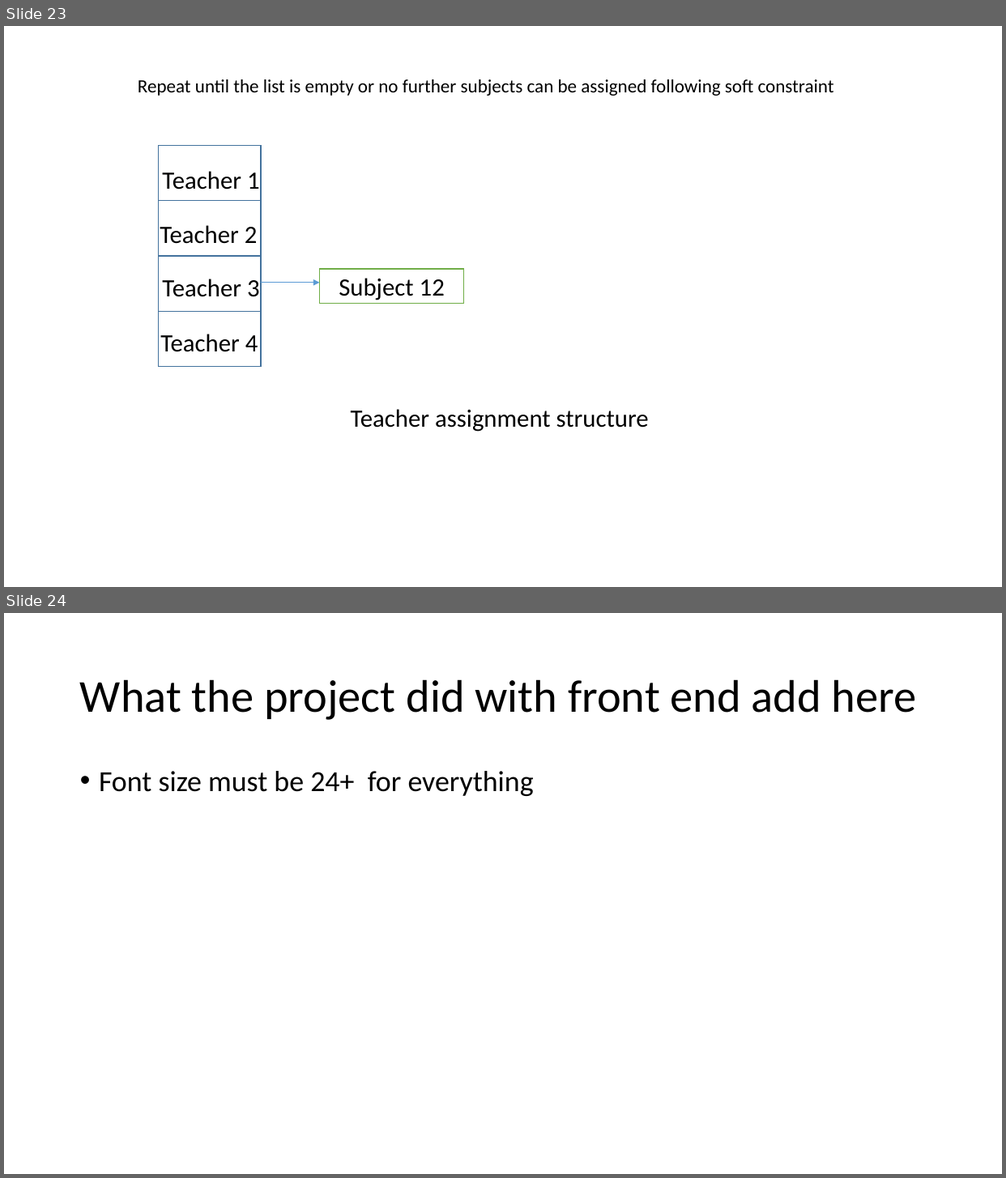
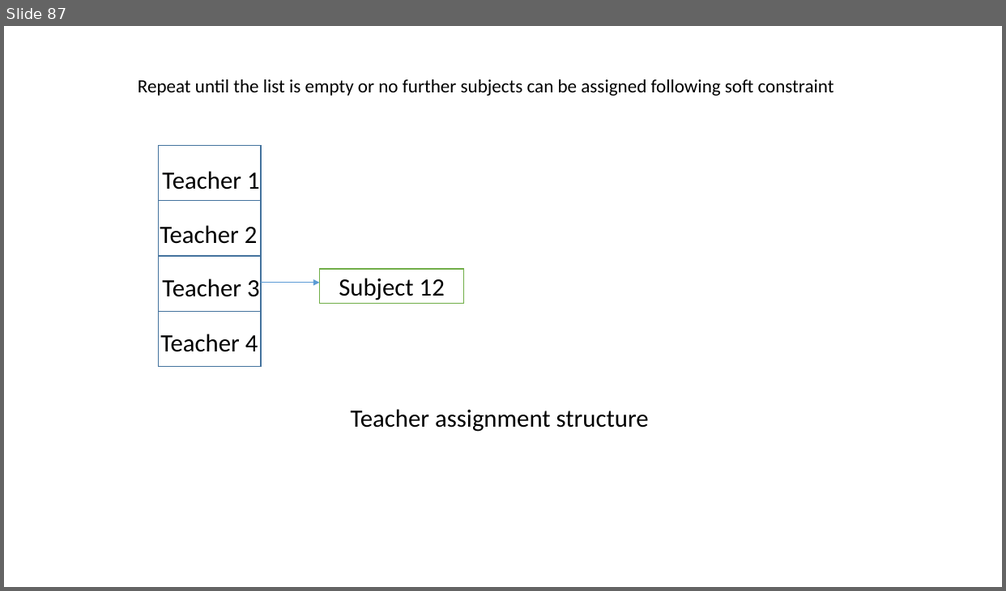
Before and after one commit to abhishekshaw21/Timetable, a slide deck: College Timetable Management System.pptx. Shown one above the other, each under a label of ours: slides 23 and 24 before the commit, slide 87 after it. The pictures are 1006x1178 and 1006x591 pixels, drawn with LibreOffice and Linux fonts; fonts in the diff are those of the drawing. Boxes give left, top, right and bottom in pixels: in the first picture for what was removed or moved away, otherwise in the second. Text is boxed around its words. In the diff, an @@ line names an element or a change of style, - is before the commit and + after.

```diff
--- a/College Timetable Management System.pptx
+++ b/College Timetable Management System.pptx
@@ slide 24 removed at [4, 613, 1002, 1174], background #FFFFFF @@
@@ title removed at [80, 679, 917, 720] @@
-What the project did with front end add here
@@ text removed at [99, 771, 534, 796] @@
-• Font size must be 24+ for everything
@@ what was slide 23 is now slide 87 @@
```
Also in this commit, not shown: 1 slide changed, 66 slides added, 2 other slides removed.
